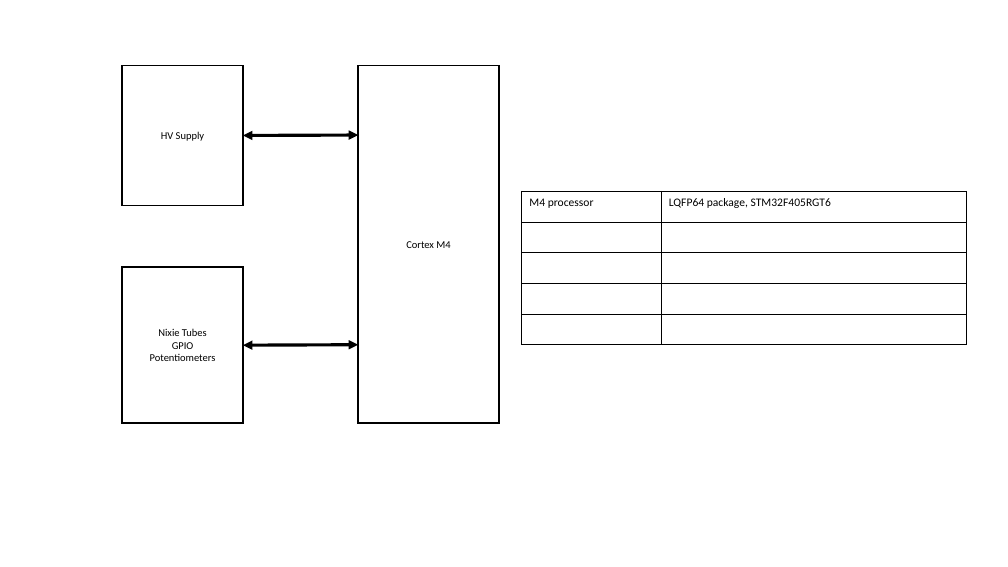
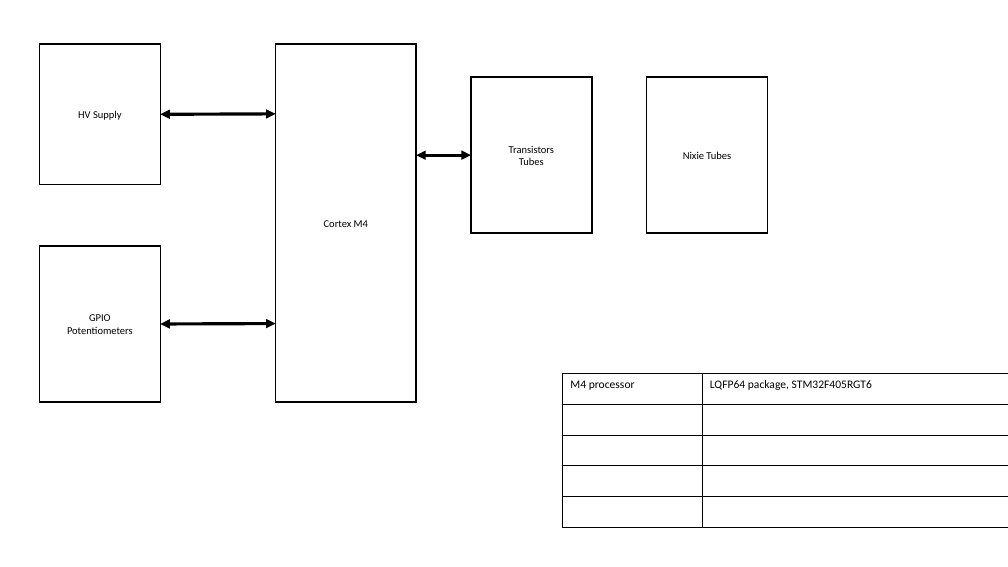
Before and after one commit to evaaan/NixieClockV2, a slide deck: slide 4 of docs/clock.pptx (slide 3 before the commit). Drawn at 1008x567 pixels with LibreOffice and Linux fonts; fonts in the diff are those of the drawing. Boxes give left, top, right and bottom in pixels: in the first picture for what was removed or moved away, otherwise in the second. Text is boxed around its words. In the diff, an @@ line names an element or a change of style, - is before the commit and + after.

```diff
--- a/docs/clock.pptx
+++ b/docs/clock.pptx
@@ rectangle added at (471, 77, 592, 233), outline #000000 1.5 pt, 10 pt, text #000000 @@
+Transistors
+Tubes
@@ rectangle added at (647, 77, 768, 233), outline #000000 1.5 pt, 10 pt, text #000000 @@
+Nixie Tubes
@@ double arrow added from (417, 155) to (471, 155), #000000 3 pt @@
@@ 3 rectangles, 2 double arrows: place and size @@
-3 rectangles, 2 double arrows at (122, 66, 499, 423)
+3 rectangles, 2 double arrows at (39, 45, 416, 402)
@@ text in rectangle at (158, 329, 207, 336): paragraph removed @@
-Nixie Tubes
@@ table: place and size @@
-table at (522, 191, 966, 345)
+table at (563, 374, 1008, 528)
```
Also in this commit, not shown: 1 other slide changed, 4 slides added, 1 slide removed, 9 other files.
